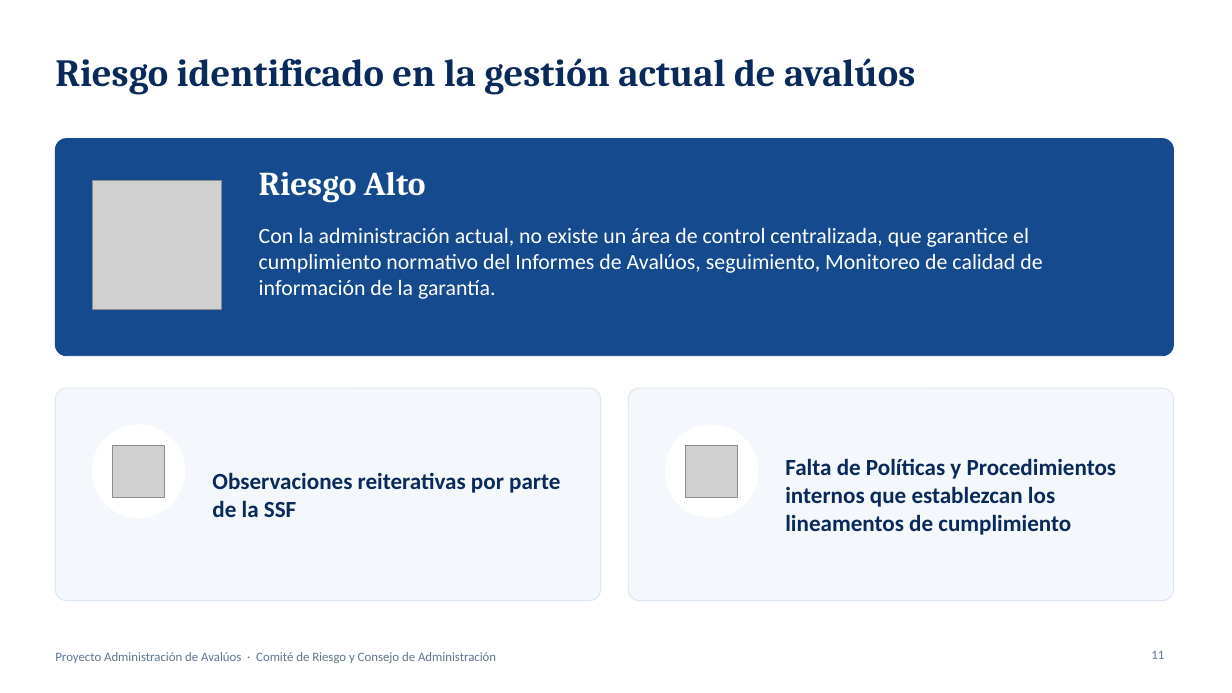
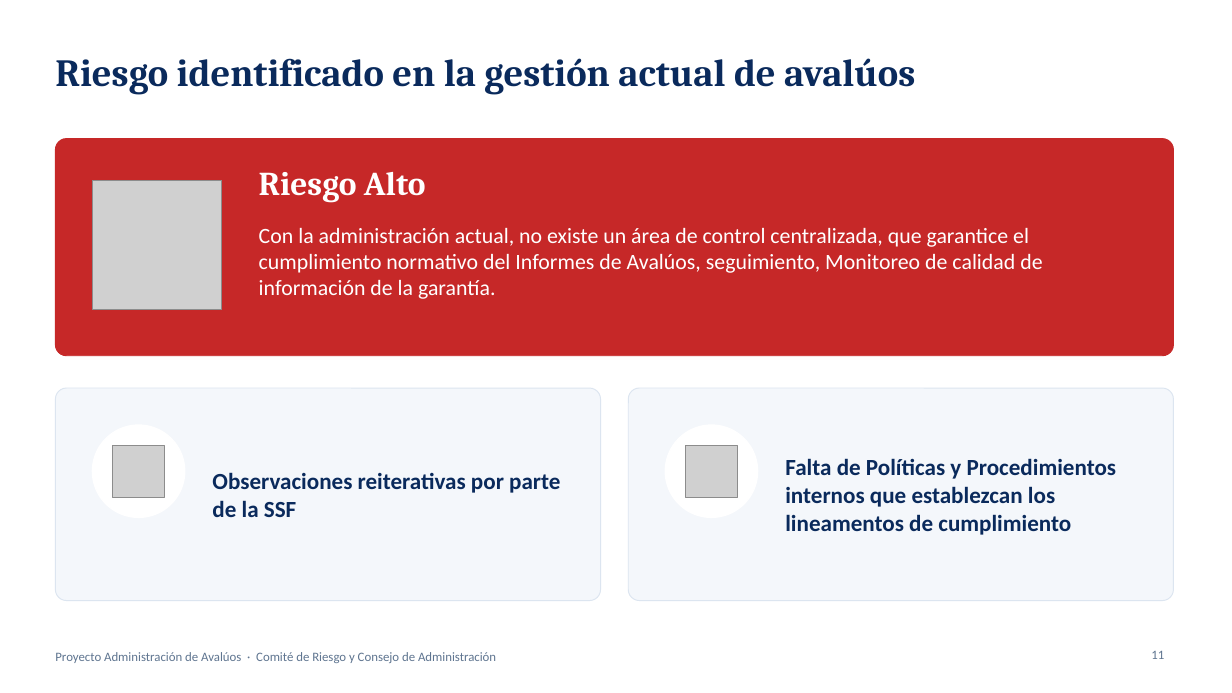
Before and after one commit to menjivar201280/riesgo, a slide deck: slide 11 of administracion-avaluos/Proyecto_Administracion_de_Avaluos.pptx. Drawn at 1232x693 pixels with LibreOffice and Linux fonts; fonts in the diff are those of the drawing; grey boxes stand for pictures. Boxes give left, top, right and bottom in pixels: in the first picture for what was removed or moved away, otherwise in the second. Text is boxed around its words. In the diff, an @@ line names an element or a change of style, - is before the commit and + after.

```diff
--- a/administracion-avaluos/Proyecto_Administracion_de_Avaluos.pptx
+++ b/administracion-avaluos/Proyecto_Administracion_de_Avaluos.pptx
@@ rounded rectangle at (55,139,1174,356): fill #164A8F to #C62828; outline #164A8F 0.75 pt to #C62828 0.75 pt @@
```
Also in this commit, not shown: 6 other slides changed.
